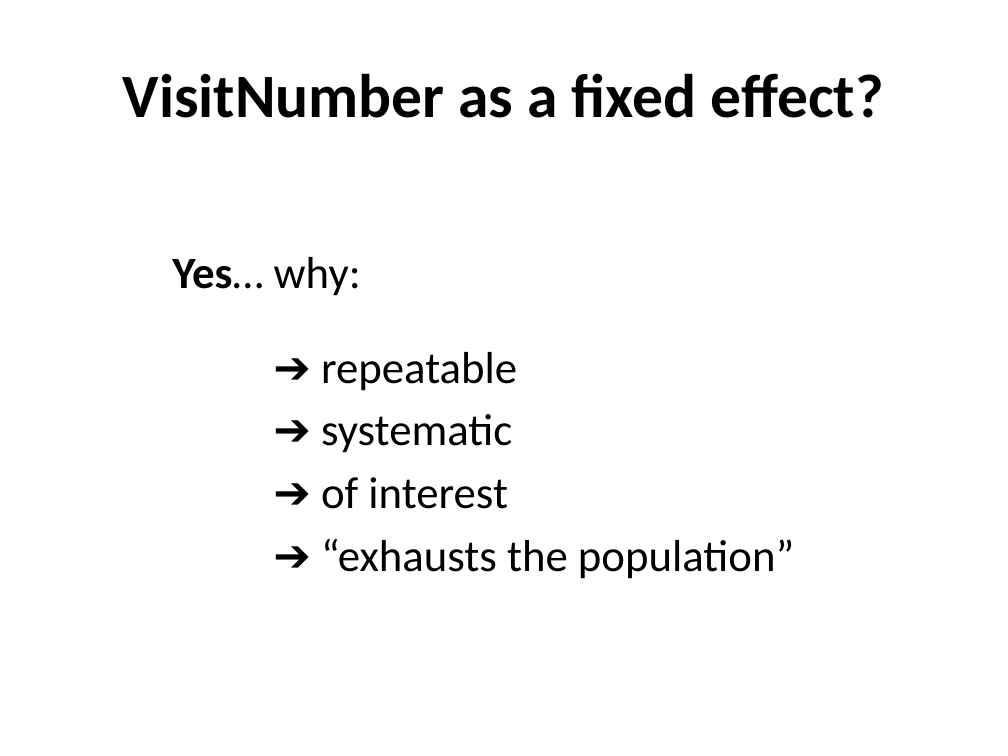
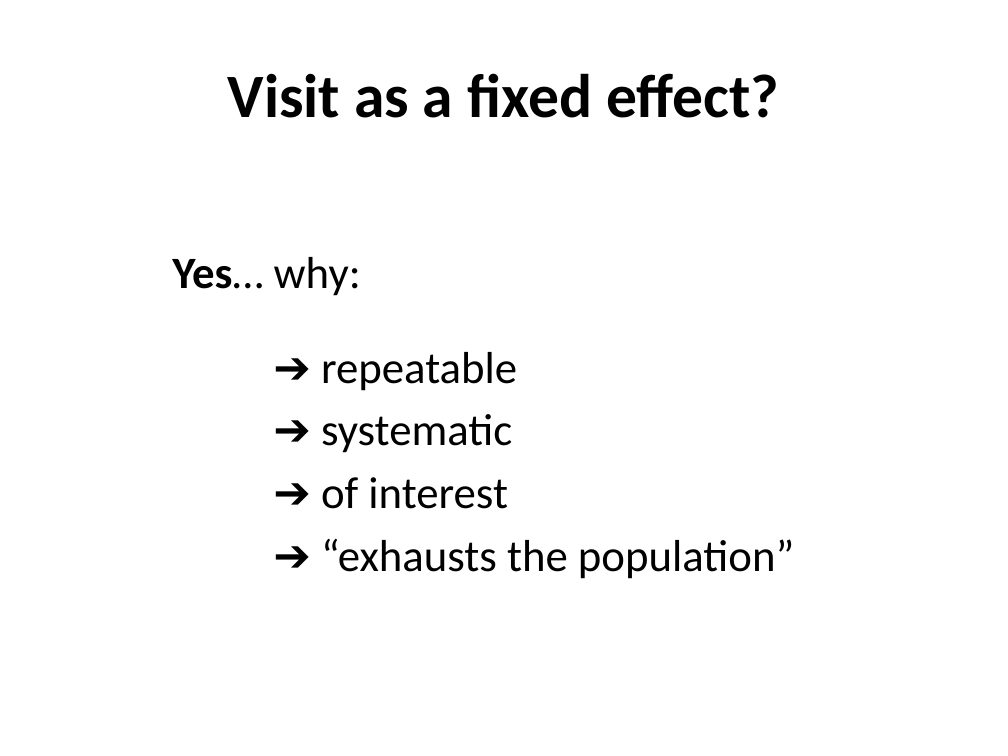
Before and after one commit to ethanweed/Stats4Humanities2016, a slide deck: slide 76 of Day5/Lecture 5.pptx. Drawn at 1008x756 pixels with LibreOffice and Linux fonts; fonts in the diff are those of the drawing. Boxes give left, top, right and bottom in pixels: in the first picture for what was removed or moved away, otherwise in the second. Text is boxed around its words. In the diff, an @@ line names an element or a change of style, - is before the commit and + after.

```diff
--- a/Day5/Lecture 5.pptx
+++ b/Day5/Lecture 5.pptx
@@ title at [228,73,779,118]: text changed @@
-VisitNumber as a fixed effect?
+Visit as a fixed effect?
```
Also in this commit, not shown: 17 other slides changed, 1 other file.
